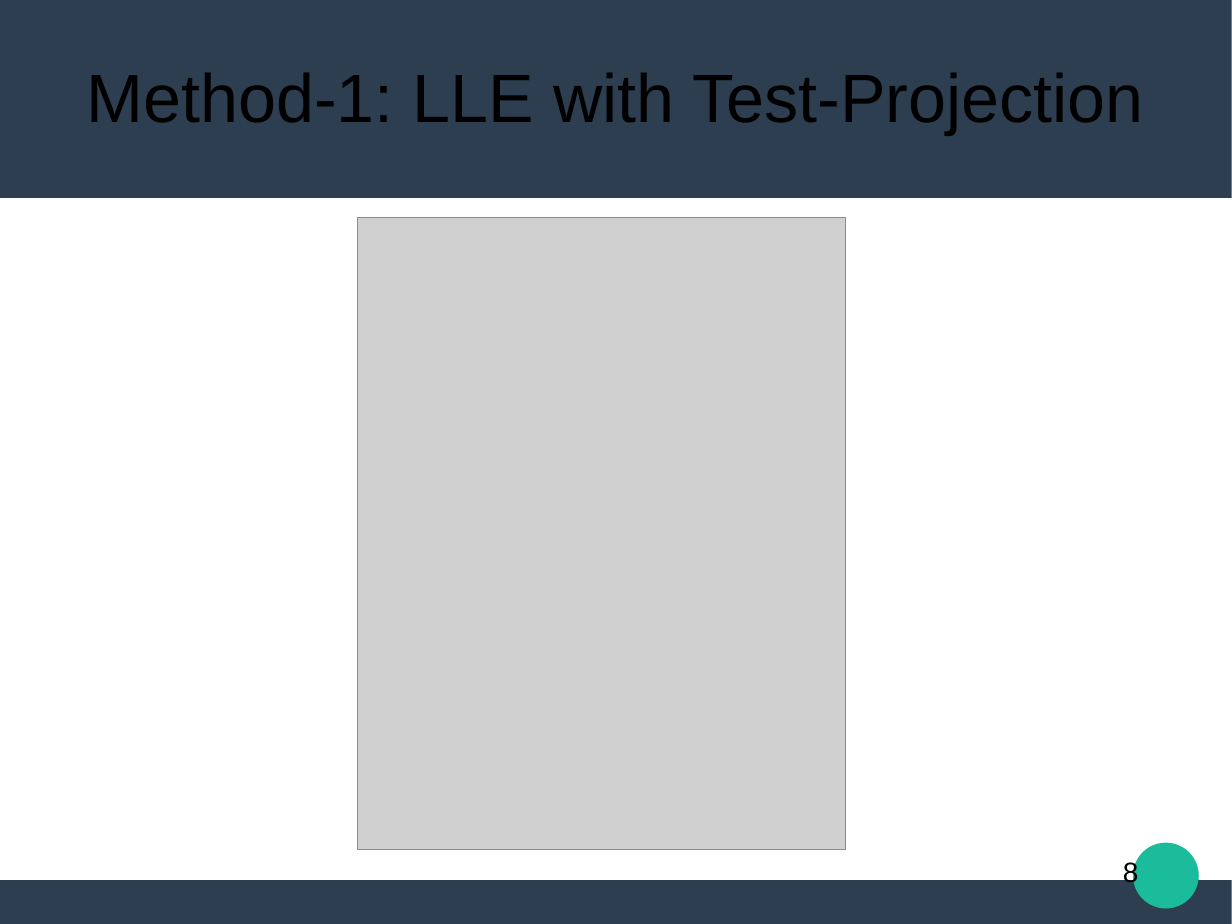
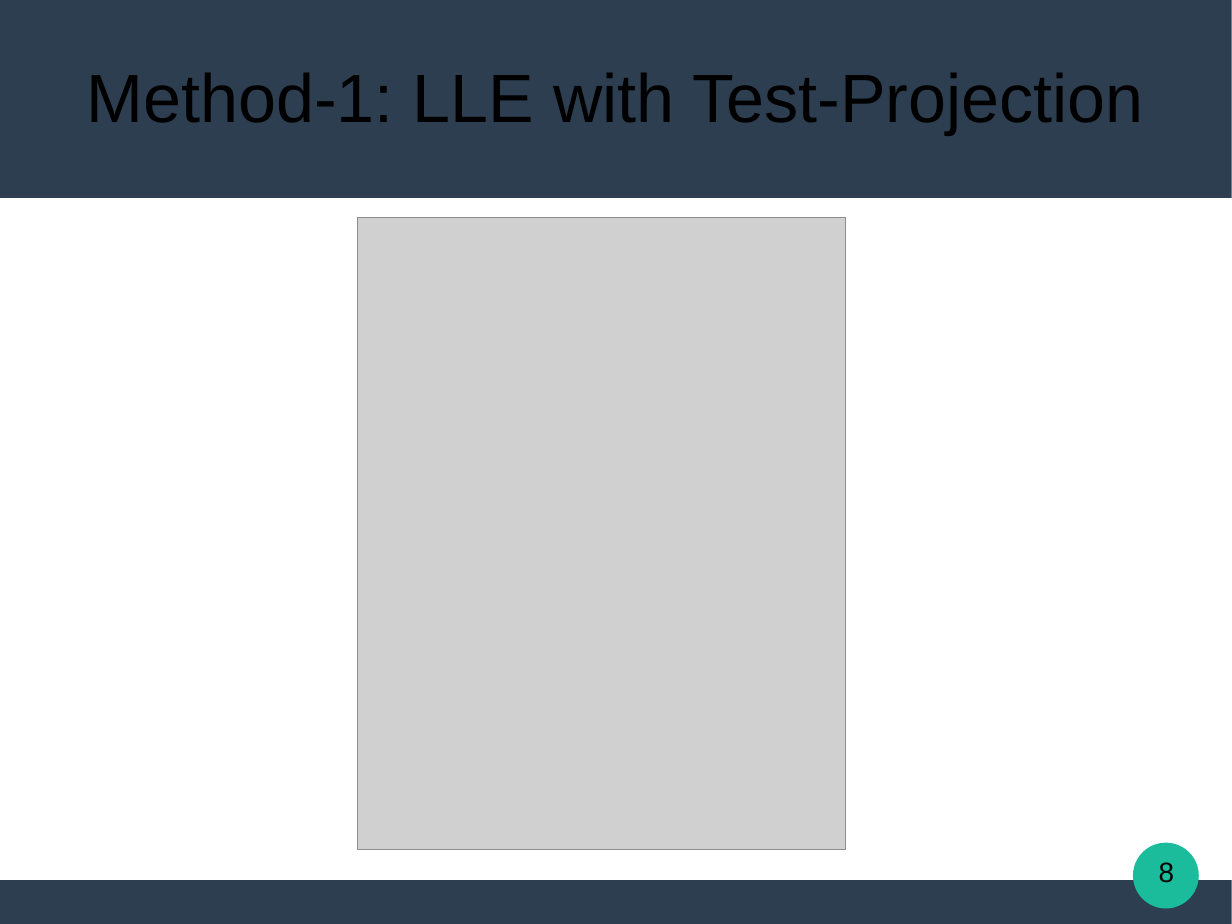
Before and after one commit to Katsileros/Dimensionality_Reduction, a slide deck: slide 8 of Diploma-Thesis-LaTeX/presentation/Locally_Linear_Embeddings_in_Pattern_Recognition.odp. Drawn at 1232x924 pixels with LibreOffice and Linux fonts; fonts in the diff are those of the drawing; grey boxes stand for pictures. Boxes give left, top, right and bottom in pixels: in the first picture for what was removed or moved away, otherwise in the second. Text is boxed around its words. In the diff, an @@ line names an element or a change of style, - is before the commit and + after.

```diff
--- a/Diploma-Thesis-LaTeX/presentation/Locally_Linear_Embeddings_in_Pattern_Recognition.odp
+++ b/Diploma-Thesis-LaTeX/presentation/Locally_Linear_Embeddings_in_Pattern_Recognition.odp
@@ page number rewrapped from (1123,861,1139,888) to (1159,862,1175,883) @@
```
Also in this commit, not shown: 3 other slides changed, 1 other file.
